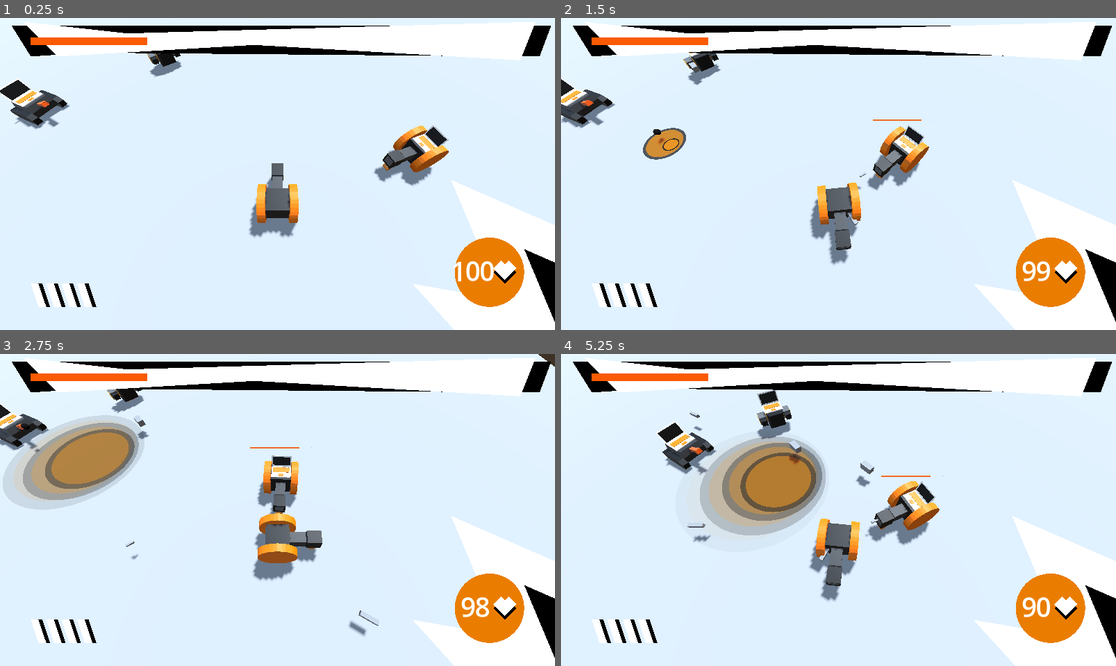
Above: before the commit, frames 1-4 (two rows, left to right).
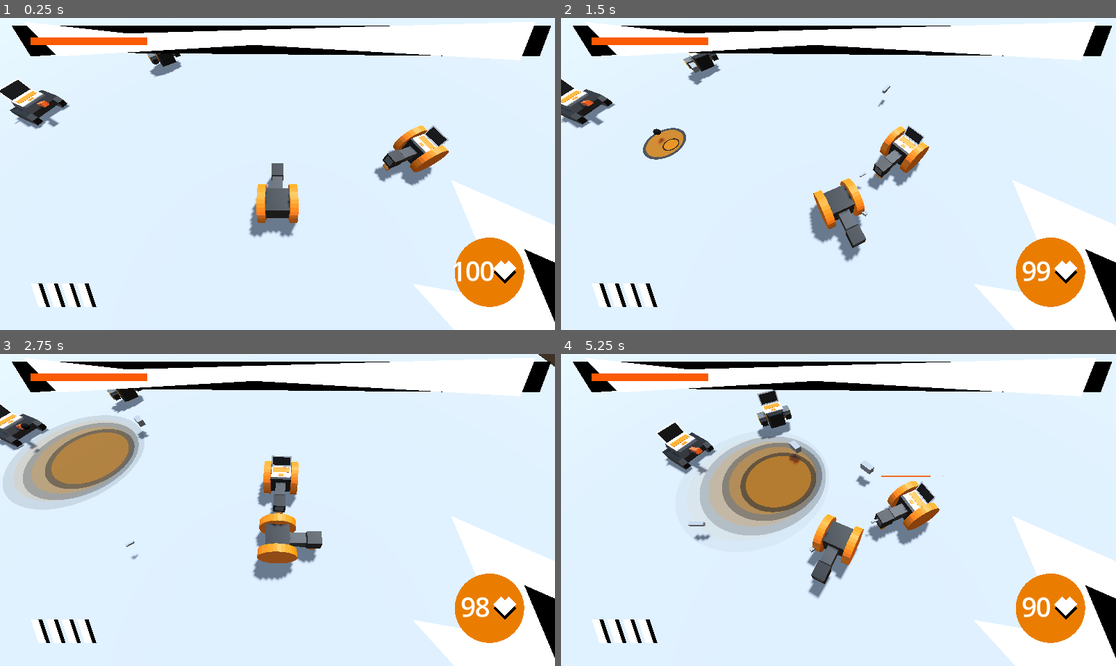
Above: after the commit, the same moments.

Repository: Username4D/Frameclash
Game: Godot game, scene res://scenes/arena_scene.tscn
Same seed, same stepped clock (60 frames per second), same inputs: the game is played once before the commit and once after it. The engine's default icon, where the game draws it, is replaced by a stand-in: a white triangle on a blue panel in a dark square.
Inputs:
- Up to frame 1 (0.25 s): no input
- Up to frame 2 (1.5 s): hold Right (ui_right) 0.53-1.28 s; tap Space (shoot) at 0.6, 1.35 s; hold Down (ui_down) from 1.28 s (still down)
- Up to frame 3 (2.75 s): release Down (ui_down) at 2.03 s; hold Right (ui_right) from 2.03 s (still down); tap Space (shoot) at 2.1 s
- Up to frame 4 (5.25 s): release Right (ui_right) at 2.78 s; hold Up (ui_up) 2.78-3.53 s; tap Space (shoot) every 0.75 s from 2.85 to 5.1 s; hold Left (ui_left) 3.53-5.03 s; hold Down (ui_down) from 5.03 s (still down)

The runs differ from the first frame. In frame 1, less than 0.1% of the frame differs, in the area x 0-81%, y 12-50%; in frame 2, 1.3%; in frame 3, 0.3%; in frame 4, 1.4%, in the area x 18-68%, y 12-80%.

Commit message:
made ui controller compatible

Diff:
--- a/project.godot
+++ b/project.godot
@@ -39,6 +39,7 @@
 "deadzone": 0.5,
 "events": [Object(InputEventKey,"resource_local_to_scene":false,"resource_name":"","device":0,"window_id":0,"alt_presse …(194 unchanged characters)…
 , Object(InputEventKey,"resource_local_to_scene":false,"resource_name":"","device":0,"window_id":0,"alt_pressed":false, …(185 unchanged characters)…
+, Object(InputEventJoypadButton,"resource_local_to_scene":false,"resource_name":"","device":-1,"button_index":0,"pressure":0.0,"pressed":true,"script":null)
 ]
 }
 shoot={
--- a/scenes/home.tscn
+++ b/scenes/home.tscn
@@ -18,6 +18,13 @@
 [sub_resource type="StyleBoxEmpty" id="StyleBoxEmpty_6ni5k"]
 
 [sub_resource type="StyleBoxEmpty" id="StyleBoxEmpty_5g3ik"]
+
+[sub_resource type="StyleBoxFlat" id="StyleBoxFlat_w18ys"]
+bg_color = Color(1, 0.544, 0.27999997, 0.10980392)
+corner_radius_top_left = 24
+corner_radius_top_right = 24
+corner_radius_bottom_right = 24
+corner_radius_bottom_left = 24
 
 [sub_resource type="LabelSettings" id="LabelSettings_reixx"]
 font = ExtResource("2_w18ys")
@@ -71,7 +78,7 @@
 theme_override_styles/pressed = SubResource("StyleBoxFlat_kkqxg")
 theme_override_styles/hover = SubResource("StyleBoxEmpty_1g3qv")
 theme_override_styles/disabled = SubResource("StyleBoxEmpty_6ni5k")
-theme_override_styles/focus = SubResource("StyleBoxEmpty_5g3ik")
+theme_override_styles/focus = SubResource("StyleBoxFlat_w18ys")
 text = "Play"
 
 [node name="loadout" type="Button" parent="."]
@@ -89,7 +96,7 @@
 theme_override_styles/pressed = SubResource("StyleBoxFlat_kkqxg")
 theme_override_styles/hover = SubResource("StyleBoxEmpty_1g3qv")
 theme_override_styles/disabled = SubResource("StyleBoxEmpty_6ni5k")
-theme_override_styles/focus = SubResource("StyleBoxEmpty_5g3ik")
+theme_override_styles/focus = SubResource("StyleBoxFlat_w18ys")
 text = "Loadout"
 
 [node name="settings" type="Button" parent="."]
@@ -107,7 +114,7 @@
 theme_override_styles/pressed = SubResource("StyleBoxFlat_kkqxg")
 theme_override_styles/hover = SubResource("StyleBoxEmpty_1g3qv")
 theme_override_styles/disabled = SubResource("StyleBoxEmpty_6ni5k")
-theme_override_styles/focus = SubResource("StyleBoxEmpty_5g3ik")
+theme_override_styles/focus = SubResource("StyleBoxFlat_w18ys")
 text = "Settings"
 
 [node name="Polygon2D" type="Polygon2D" parent="."]
--- a/scenes/loadout.tscn
+++ b/scenes/loadout.tscn
@@ -1,9 +1,16 @@
-[gd_scene load_steps=7 format=3 uid="uid://drgn76ab1301d"]
+[gd_scene load_steps=8 format=3 uid="uid://drgn76ab1301d"]
 
 [ext_resource type="PackedScene" uid="uid://dvb3jtscckqy8" path="res://scenes/page.tscn" id="1_ci6c4"]
 [ext_resource type="FontFile" uid="uid://bnovlpwfj1t3b" path="res://assets/MomoTrustDisplay-Regular.ttf" id="2_dg2ov"]
 [ext_resource type="Script" uid="uid://de2kk31ktw0ni" path="res://scripts/loadout.gd" id="2_jid3f"]
 [ext_resource type="PackedScene" uid="uid://cqtg6k47w73as" path="res://scenes/loadout_level_bar.tscn" id="3_jid3f"]
+
+[sub_resource type="StyleBoxFlat" id="StyleBoxFlat_w18ys"]
+bg_color = Color(1, 0.544, 0.27999997, 0.10980392)
+corner_radius_top_left = 24
+corner_radius_top_right = 24
+corner_radius_bottom_right = 24
+corner_radius_bottom_left = 24
 
 [sub_resource type="LabelSettings" id="LabelSettings_g1o8j"]
 font = ExtResource("2_dg2ov")
@@ -20,6 +27,9 @@
 
 [node name="page" instance=ExtResource("1_ci6c4")]
 script = ExtResource("2_jid3f")
+
+[node name="back" parent="." index="0"]
+theme_override_styles/focus = SubResource("StyleBoxFlat_w18ys")
 
 [node name="Label" type="Label" parent="." index="1"]
 layout_mode = 0
--- a/scenes/loadout_level_bar.tscn
+++ b/scenes/loadout_level_bar.tscn
@@ -12,7 +12,12 @@
 
 [sub_resource type="StyleBoxEmpty" id="StyleBoxEmpty_osjp8"]
 
-[sub_resource type="StyleBoxEmpty" id="StyleBoxEmpty_mrym7"]
+[sub_resource type="StyleBoxFlat" id="StyleBoxFlat_w18ys"]
+bg_color = Color(1, 0.544, 0.27999997, 0.10980392)
+corner_radius_top_left = 24
+corner_radius_top_right = 24
+corner_radius_bottom_right = 24
+corner_radius_bottom_left = 24
 
 [sub_resource type="LabelSettings" id="LabelSettings_ne0vj"]
 font = ExtResource("2_yph25")
@@ -86,7 +91,7 @@
 theme_override_styles/pressed = SubResource("StyleBoxEmpty_a68m8")
 theme_override_styles/hover = SubResource("StyleBoxEmpty_c31kh")
 theme_override_styles/disabled = SubResource("StyleBoxEmpty_osjp8")
-theme_override_styles/focus = SubResource("StyleBoxEmpty_mrym7")
+theme_override_styles/focus = SubResource("StyleBoxFlat_w18ys")
 text = "Upgrade: 20c"
 alignment = 0
 
--- a/scenes/setting_option.tscn
+++ b/scenes/setting_option.tscn
@@ -7,6 +7,21 @@
 font = ExtResource("1_m0isk")
 font_size = 27
 font_color = Color(0.96862745, 0.56078434, 0, 1)
+
+[sub_resource type="StyleBoxEmpty" id="StyleBoxEmpty_2pp1b"]
+
+[sub_resource type="StyleBoxEmpty" id="StyleBoxEmpty_5vpg4"]
+
+[sub_resource type="StyleBoxEmpty" id="StyleBoxEmpty_uxd7a"]
+
+[sub_resource type="StyleBoxEmpty" id="StyleBoxEmpty_r0pwg"]
+
+[sub_resource type="StyleBoxFlat" id="StyleBoxFlat_w18ys"]
+bg_color = Color(1, 0.544, 0.27999997, 0.10980392)
+corner_radius_top_left = 24
+corner_radius_top_right = 24
+corner_radius_bottom_right = 24
+corner_radius_bottom_left = 24
 
 [node name="setting" type="Control"]
 layout_mode = 3
@@ -31,9 +46,13 @@
 polygon = PackedVector2Array(280, 8, 272, 48, 312, 56, 320, 16)
 
 [node name="Button" type="Button" parent="."]
-self_modulate = Color(1, 1, 1, 0)
 layout_mode = 0
 offset_left = 256.0
 offset_right = 320.0
 offset_bottom = 64.0
+theme_override_styles/normal = SubResource("StyleBoxEmpty_2pp1b")
+theme_override_styles/pressed = SubResource("StyleBoxEmpty_5vpg4")
+theme_override_styles/hover = SubResource("StyleBoxEmpty_uxd7a")
+theme_override_styles/disabled = SubResource("StyleBoxEmpty_r0pwg")
+theme_override_styles/focus = SubResource("StyleBoxFlat_w18ys")
 toggle_mode = true
--- a/scenes/settings.tscn
+++ b/scenes/settings.tscn
@@ -1,8 +1,16 @@
-[gd_scene load_steps=5 format=3 uid="uid://c0gpidssdvkp4"]
+[gd_scene load_steps=7 format=3 uid="uid://c0gpidssdvkp4"]
 
 [ext_resource type="PackedScene" uid="uid://dvb3jtscckqy8" path="res://scenes/page.tscn" id="1_5p8wc"]
+[ext_resource type="Script" uid="uid://x121k8bmy65c" path="res://scripts/settings.gd" id="2_f4mfi"]
 [ext_resource type="FontFile" uid="uid://bnovlpwfj1t3b" path="res://assets/MomoTrustDisplay-Regular.ttf" id="2_r6d6q"]
 [ext_resource type="PackedScene" uid="uid://dndnpc348el8v" path="res://scenes/setting_option.tscn" id="3_6wm04"]
+
+[sub_resource type="StyleBoxFlat" id="StyleBoxFlat_w18ys"]
+bg_color = Color(1, 0.544, 0.27999997, 0.10980392)
+corner_radius_top_left = 24
+corner_radius_top_right = 24
+corner_radius_bottom_right = 24
+corner_radius_bottom_left = 24
 
 [sub_resource type="LabelSettings" id="LabelSettings_6wm04"]
 font = ExtResource("2_r6d6q")
@@ -13,6 +21,10 @@
 shadow_offset = Vector2(6, 6)
 
 [node name="settings" instance=ExtResource("1_5p8wc")]
+script = ExtResource("2_f4mfi")
+
+[node name="back" parent="." index="0"]
+theme_override_styles/focus = SubResource("StyleBoxFlat_w18ys")
 
 [node name="Label" type="Label" parent="." index="1"]
 layout_mode = 0
--- a/scripts/enemy.gd
+++ b/scripts/enemy.gd
@@ -52,7 +52,7 @@
 	self.get_parent().get_node("Label").position = own_pos - Vector2(64,64)
 
 func _on_velocity_computed(safe_velocity: Vector3):
-	self.get_parent().velocity = safe_velocity
+	self.get_parent().velocity = safe_velocity - Vector3(0,1,0)
 	self.get_parent().move_and_slide()
 
 func update_position():
--- a/scripts/home.gd
+++ b/scripts/home.gd
@@ -12,3 +12,5 @@
 
 func _on_settings_pressed() -> void:
 	self.get_parent().get_parent()._change_page("settings")
+func open():
+	$play.grab_focus()
--- a/scripts/loadout.gd
+++ b/scripts/loadout.gd
@@ -12,3 +12,6 @@
 	save_handler.damage_upgrades = $Damage.state
 	print("update")
 	save_handler.s_save()
+
+func open():
+	$back.grab_focus()
--- a/scripts/main_menu_ui.gd
+++ b/scripts/main_menu_ui.gd
@@ -2,6 +2,7 @@
 
 @export var open_page: Node
 @export var last_page: Node
+var controller = false
 
 func _change_page(target):
 	last_page = open_page
@@ -11,11 +12,20 @@
 		open_page.position.x = 640 + 512 * (1 - $Timer.time_left * 4)
 	open_page.position.x = 640 + 512
 	open_page = $pages.get_node(target)
+	if controller:
+		open_page.open()
 	$Timer.start()
 	while $Timer.time_left != 0:
 		await get_tree().process_frame
 		open_page.position.x = 640 + 512 * $Timer.time_left * 4
 	open_page.position.x = 640
 
+
 func back():
 	_change_page(String(last_page.name))
+
+func _input(event: InputEvent) -> void:
+	if event is InputEventJoypadMotion or event is InputEventJoypadButton :
+		if not controller:
+			controller = true
+			open_page.open()
--- a/scripts/player.gd
+++ b/scripts/player.gd
@@ -18,7 +18,7 @@
 		velocity = Vector3(direction.x * speed * delta, velocity.y, direction.y * -1 * speed * delta)
 		if direction.length_squared() > 0:
 			var target_rotation = direction.angle()# - 0.5 * PI
-			$MeshInstance3D.rotation.y = lerp_angle($MeshInstance3D.rotation.y, target_rotation, 0.2)
+			$MeshInstance3D.rotation.y = lerp_angle($MeshInstance3D.rotation.y, target_rotation, 0.1)
 	elif health == 0:
 		health = -1
 		$death_particles.emitting = true
--- /dev/null
+++ b/scripts/settings.gd
@@ -0,0 +1,4 @@
+extends Control
+
+func open():
+	$back.grab_focus()
Not shown: 1 places in scenes/home.tscn that only renumber resources
Not shown: 1 places in scenes/setting_option.tscn that only renumber resources
Not shown, added: scripts/settings.gd.uid
